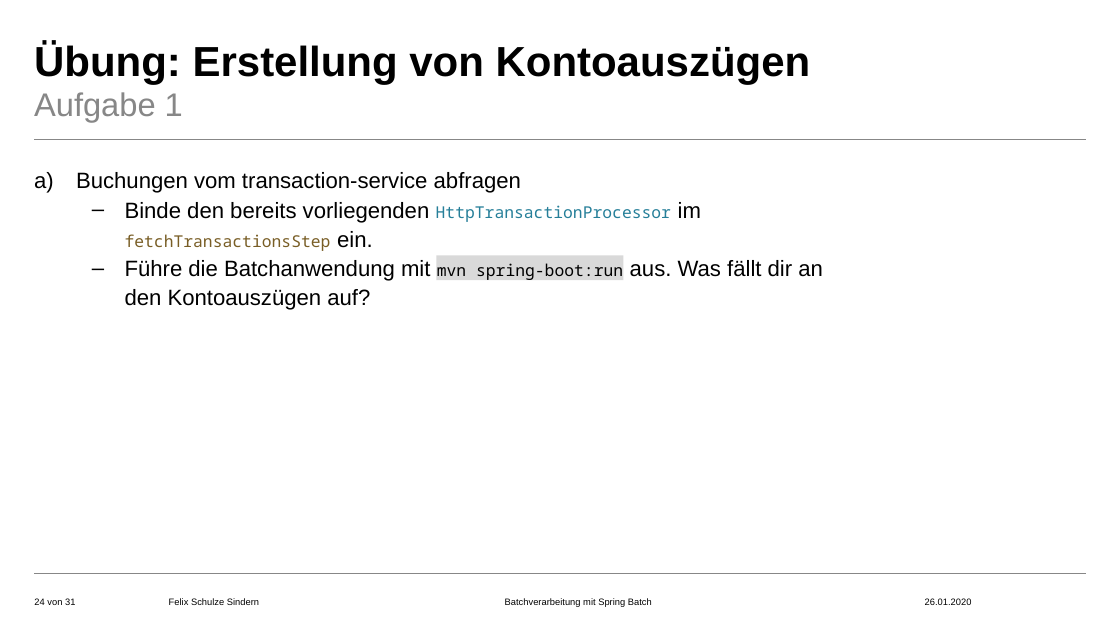
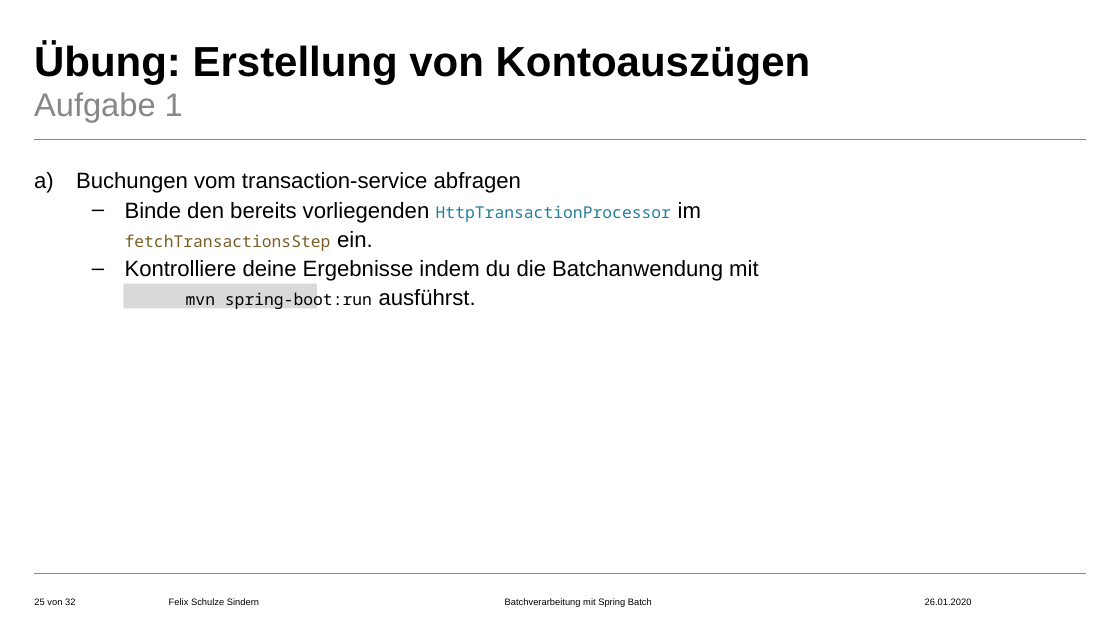
Before and after one commit to FelixSchuSi/spring_batch, a slide deck: slide 25 of spring_batch.pptx (slide 24 before the commit). Drawn at 1120x630 pixels with LibreOffice and Linux fonts; fonts in the diff are those of the drawing; background and template pictures are left out. Boxes give left, top, right and bottom in pixels: in the first picture for what was removed or moved away, otherwise in the second. Text is boxed around its words. In the diff, an @@ line names an element or a change of style, - is before the commit and + after.

Commit message:
Update Presentation

```diff
--- a/spring_batch.pptx
+++ b/spring_batch.pptx
@@ text at <box>125,260,758,309</box>: text changed @@
-  – Führe die Batchanwendung mit mvn spring-boot:run aus. Was fällt dir an den Kontoauszügen auf?
+  – Kontrolliere deine Ergebnisse indem du die Batchanwendung mit
+  mvn spring-boot:run ausführst.
@@ rectangle: place and size @@
-rectangle at <box>437,255,623,281</box>
+rectangle at <box>124,284,317,309</box>
@@ page number at <box>34,598,75,605</box>: text changed @@
-24 von 31
+25 von 32
```
Also in this commit, not shown: 4 other slides changed, 3 slides removed, 1 other file.
